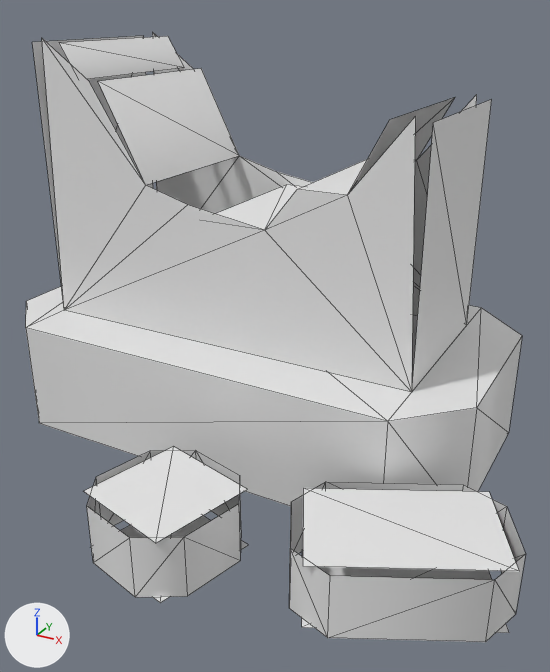
A saved change to the glTF model assets/models/env/whispering_mire/gravestone.glb.
The view is the same before and after, from a 50 mm camera at (1.33, -2.22, 1.64) aimed at (0.13, -0.04, 0.54). Lighting does not change. The marker at lower left points along +X, +Y and +Z. The first picture is the older version. Mesh edges are drawn as thin lines. Vertices at exactly the same position are counted once.

Script lines for the objects in view, before the commit:
```python
me_gravestone_broken = bpy.data.meshes.new('gravestone-broken')
me_gravestone_broken.from_pydata(...)  # 98 vertices, 100 faces; spans x -1.12..1.12, y -0.86..0.86, z 0.0..1.52
me_gravestone_broken.materials.append(mat_retexture)  # white #e7e7e7
ob_gravestone = bpy.data.objects.new('gravestone', me_gravestone_broken)
ob_gravestone.location = (0.0, 0.0, 0.0)
```
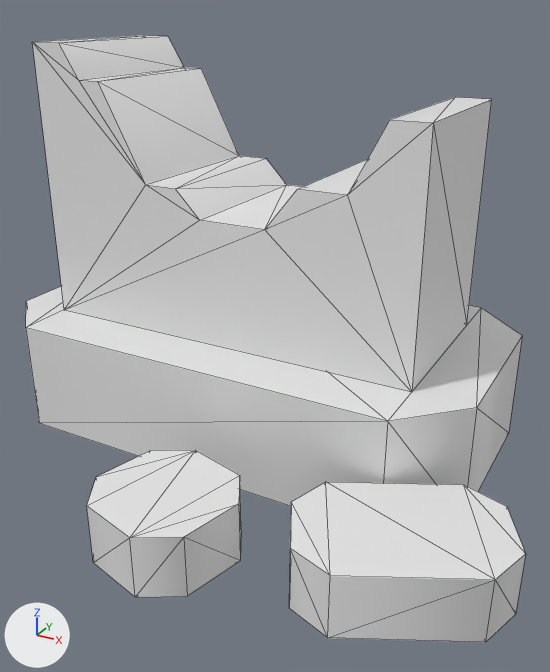
The newer file is also rescaled (x0.967) as a whole; pictures and numbers use the older file's frame.

The change, as a diff of the scene's bpy script:
```diff
--- a/assets/models/env/whispering_mire/gravestone.glb.py
+++ b/assets/models/env/whispering_mire/gravestone.glb.py
@@ me_gravestone_broken @@
 # used by ob_gravestone; location = (0.0, 0.0, 0.0)
-me_gravestone_broken.from_pydata(...)  # 98 vertices, 100 faces; spans x -1.12..1.12, y -0.86..0.86, z 0.0..1.52
+me_gravestone_broken.from_pydata(...)  # 76 vertices, 134 faces; spans x -1.12..1.12, y -0.86..0.86, z 0.0..1.5
+# me_gravestone_broken part 1: the loose piece of 4 vertices spanning x -0.17..0.28, y -0.84..-0.4, z 0.0 is deleted
+# me_gravestone_broken part 2: the loose piece of 4 vertices spanning x 0.43..1.12, y -0.73..-0.14, z 0.0 is deleted
+# me_gravestone_broken part 3
+# 8 vertices are removed from x -0.85..0.58, y -0.02..0.64, z 0.97..1.52
+# 10 faces are deleted
+# 2 vertices are added at (-0.29, -0.02, 1.02), (-0.29, 0.64, 1.02)
+# 52 new faces join them
+# other edits to the shape of me_gravestone_broken do not show in these pictures
 me_gravestone_broken.materials.append(mat_retexture)
```

Pixel boxes [x1, y1, x2, y2] of what changed, in the pictures (550 x 672 px):
'gravestone', reshaped
    before: [26, 33, 526, 642]
    after: [26, 35, 526, 642]
part 1 of me_gravestone_broken, deleted
    before: [91, 516, 248, 603]
part 2 of me_gravestone_broken, deleted
    before: [302, 551, 509, 633]
part 3 of me_gravestone_broken, built on
    before: [42, 33, 477, 392]
    after: [32, 35, 526, 580]
